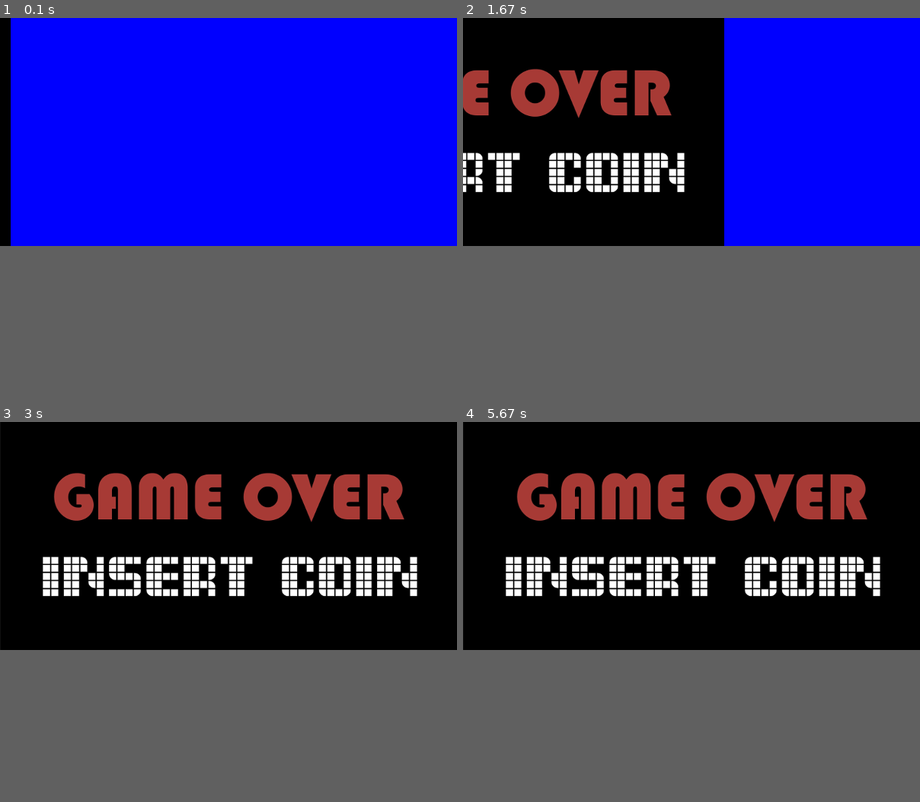
Above: before the commit, frames 1-4 (two rows, left to right).
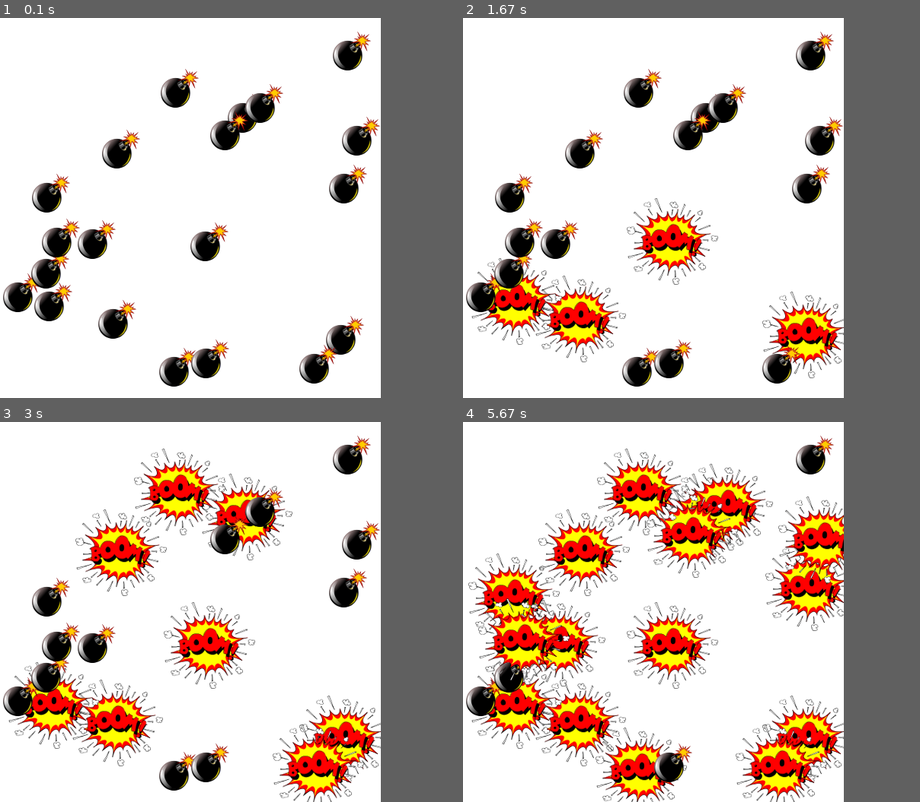
Above: after the commit, the same moments.

Repository: KapBelka/pygame_5
Game: pygame game, started from asd.py
Two runs of this game, one before a commit and one after it. Both use one fixed random seed, a clock stepped at 60 frames per second and the inputs below.
Inputs (mouse positions are in pixels of both pictures, inside the frame that each line leads up to):
- Up to frame 1 (0.1 s): no input
- Up to frame 2 (1.67 s): click (581, 318) at 0.38 s; click (654, 234) at 0.72 s; click (536, 295) at 1.05 s; click (792, 341) at 1.38 s
- Up to frame 3 (3 s): click (196, 482) at 1.72 s; click (265, 505) at 2.05 s; click (333, 756) at 2.38 s; click (137, 532) at 2.72 s
- Up to frame 4 (5.67 s): click (810, 589) at 3.05 s; click (526, 650) at 3.38 s; click (728, 505) at 3.72 s; click (824, 539) at 4.05 s; click (545, 653) at 4.38 s; click (513, 596) at 4.72 s; click (709, 517) at 5.05 s; click (641, 771) at 5.38 s
In our replay, the window is 600x300 before the commit and 500x500 after it. These sizes can differ from the game's own. Grey fills any space a smaller window leaves; there, only what the larger window draws over its background counts as a difference.

The runs differ from the first frame. In frame 1, 54% of the frame differs, in the area x 0-84%, y 0-97%; in frame 2, 56%; in frame 3, 56%; in frame 4, 59%, in the area x 0-92%, y 0-100%.

Commit message:
Boom them all

Diff:
--- a/asd.py
+++ b/asd.py
@@ -1,13 +1,14 @@
 import pygame
+import random
 import os
 
 
-SCREEN_SIZE = (600, 300)
+SCREEN_SIZE = (500, 500)
 
 
 def load_image(name, colorkey=None):
     fullname = os.path.join('data', name)
-    image = pygame.image.load(fullname).convert()
+    image = pygame.image.load(fullname)
     if colorkey is not None:
         if colorkey == -1:
             colorkey = image.get_at((0, 0))
@@ -17,43 +18,56 @@
     return image
 
 
-def gameover():
-    gameover_screen = pygame.sprite.Sprite(all_sprites)
-    gameover_screen.image = gameover_image
-    gameover_screen.rect = gameover_screen.image.get_rect()
-    gameover_screen.rect.left = -600
-    return gameover_screen
+class Bomb(pygame.sprite.Sprite):
+    def __init__(self, x, y, *args):
+        super().__init__(args)
+        self.image = bomb_image
+        self.rect = self.image.get_rect()
+        self.rect.topleft = (x, y)
+        self.is_boom = False
+
+    def boom(self):
+        pos = self.rect.center
+        self.image = boom_image
+        self.rect = self.image.get_rect()
+        self.rect.center = pos
+        self.is_boom = True
+
+    def get_click(self, mouse_x, mouse_y):
+        if (self.rect.left <= mouse_x <= self.rect.right and
+                self.rect.top <= mouse_y <= self.rect.bottom and not self.is_boom):
+            self.boom()
+            return True
+        return False
 
 
 pygame.init()
 screen = pygame.display.set_mode(SCREEN_SIZE)
 all_sprites = pygame.sprite.Group()
-gameover_image = load_image('gameover.png')
+bomb_image = load_image('bomb.png')
+boom_image = load_image('boom.png')
 # переменные
 fps = 30
-gameover_speed = 200
+count_bomb = 20
 running = True
-is_gameover = False
-# Создаём событие gameover
-GAMEOVER_EVENT_ID = pygame.USEREVENT + 1
-gameover_event = pygame.event.Event(GAMEOVER_EVENT_ID, {})
-pygame.event.post(gameover_event)  # Добавляем наше событие в очередь
+# Создание бомбочек
+bombs = []
+for i in range(count_bomb):
+    width, height = bomb_size = bomb_image.get_rect().size
+    x, y = random.randrange(SCREEN_SIZE[0] - width), random.randrange(SCREEN_SIZE[1] - height)
+    bombs.append(Bomb(x, y, all_sprites))
 # Функции pygame
-pygame.mouse.set_visible(False)
 clock = pygame.time.Clock()
 while running:
     for event in pygame.event.get():
         if event.type == pygame.QUIT:
             running = False
-        if event.type == GAMEOVER_EVENT_ID:  # Обрабатывем наше собыите
-            gameover_screen = gameover()  # Создаём спрайт с изображением gameover
-            is_gameover = True  # Показываем что игра окончена
-    screen.fill(pygame.Color('blue'))
-    if is_gameover:
-        gameover_screen.rect.x += gameover_speed / fps  # Двигаем спрайт gameover
-        if gameover_screen.rect.right >= SCREEN_SIZE[0]:  # Как мы доходим до края экрана
-            gameover_screen.rect.topleft = (0, 0)  # Поставить спрайт в начале координат
-            is_gameover = False  # Отключаем этот блок кода
+        if event.type == pygame.MOUSEBUTTONDOWN:
+            if event.button == pygame.BUTTON_LEFT:
+                for bomb in bombs:
+                    if bomb.get_click(*event.pos):
+                        break  # Дабы если бомбы наложены не взрывались все
+    screen.fill(pygame.Color('white'))
     all_sprites.draw(screen)
     clock.tick(fps)
     pygame.display.update()
Binary file added: data/bomb.png
Binary file added: data/boom.png
Binary file removed: data/gameover.png
